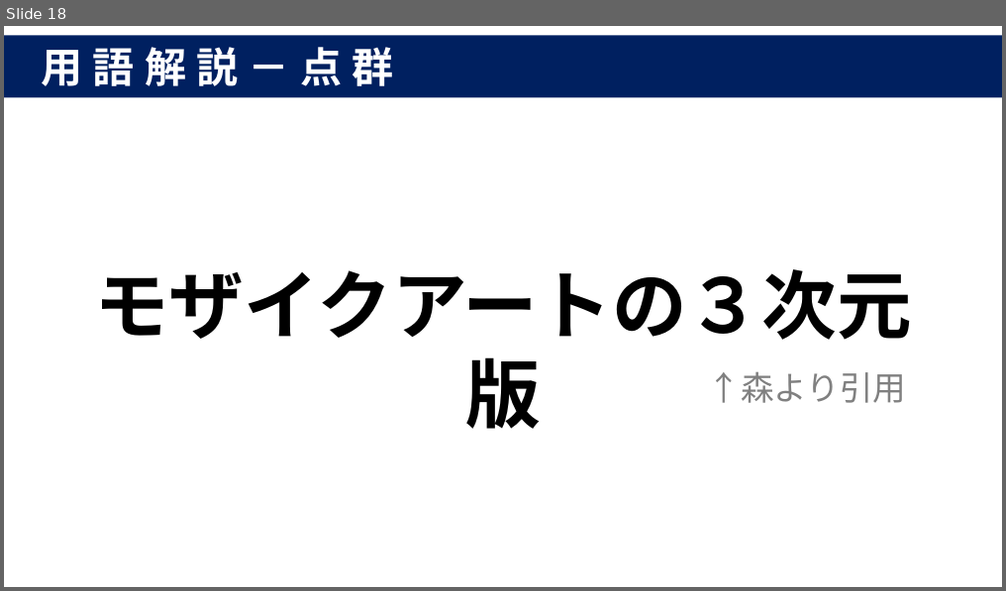
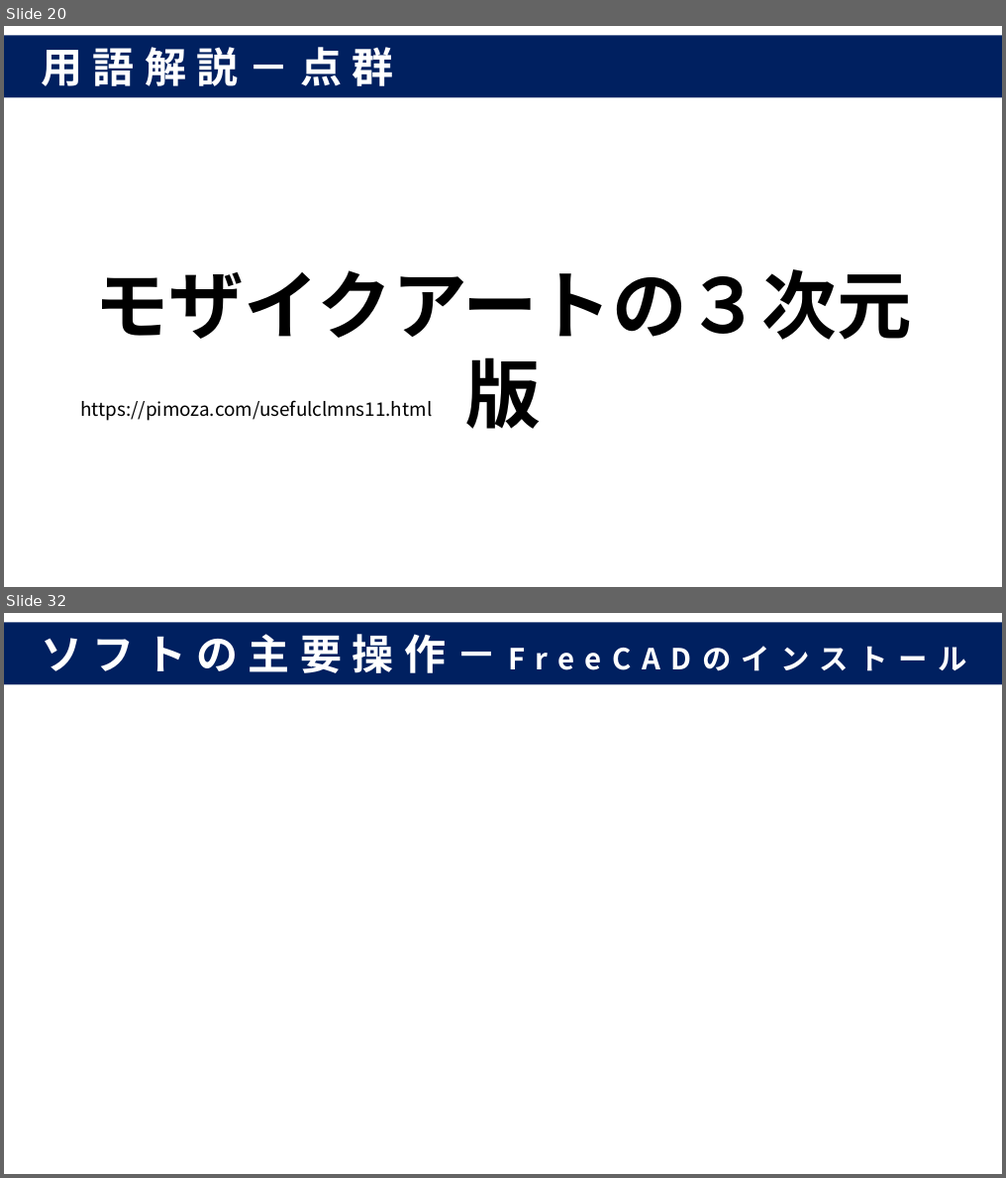
Before and after one commit to nabe-daisuki/hello-nabe, a slide deck: prezentation/プレゼン資料.pptx. Shown one above the other, each under a label of ours: slide 18 before the commit, slides 20 and 32 after it; the slides between them are not shown. The pictures are 1006x591 and 1006x1178 pixels, drawn with LibreOffice and Linux fonts; fonts in the diff are those of the drawing. Boxes give left, top, right and bottom in pixels: in the first picture for what was removed or moved away, otherwise in the second. Text is boxed around its words. In the diff, an @@ line names an element or a change of style, - is before the commit and + after.

```diff
--- a/prezentation/プレゼン資料.pptx
+++ b/prezentation/プレゼン資料.pptx
@@ slide 32 added at (4,613,1002,1174), background #FFFFFF @@
@@ rectangle added at (4,623,1002,685), fill #002060, 28 pt, text #FFFFFF, bold @@
+ソフトの主要操作－FreeCADのインストール
@@ what was slide 18 is now slide 20 @@
@@ slide 20 changed as well @@
@@ text removed at (708,372,907,403) @@
-↑森より引用
@@ text added at (80,400,432,421), 18 pt, text #000000 @@
+https://pimoza.com/usefulclmns11.html
```
Also in this commit, not shown: 3 other slides changed, 12 other slides added, 4 slides removed, 10 other files.
